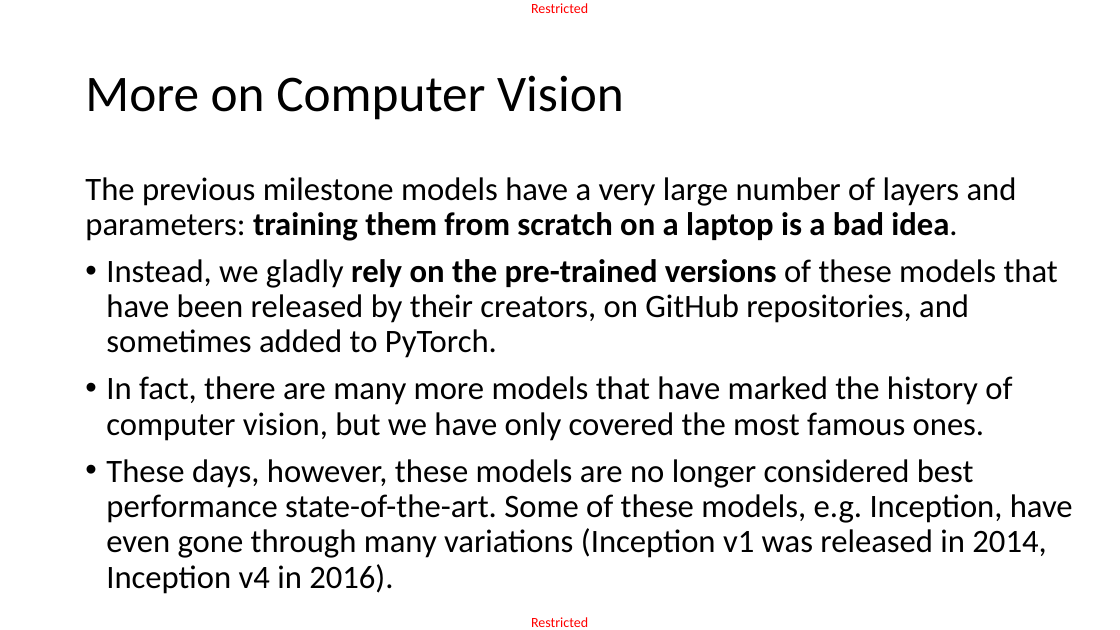
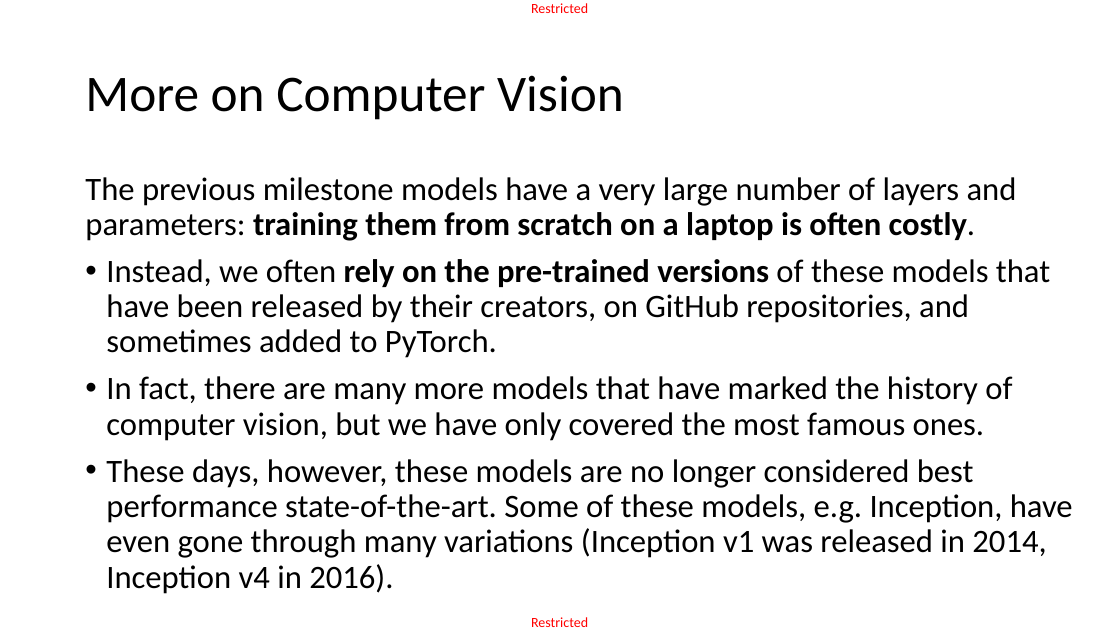
Before and after one commit to matthieudemari/SUTD_DL_50_039, a slide deck: slide 44 of W4/3. W4S3 final/W4S3.pptx (slide 45 before the commit). Drawn at 1120x630 pixels with LibreOffice and Linux fonts; fonts in the diff are those of the drawing. Boxes give left, top, right and bottom in pixels: in the first picture for what was removed or moved away, otherwise in the second. Text is boxed around its words. In the diff, an @@ line names an element or a change of style, - is before the commit and + after.

```diff
--- a/W4/3. W4S3 final/W4S3.pptx
+++ b/W4/3. W4S3 final/W4S3.pptx
@@ text at (85, 177, 1050, 358): text changed @@
-The previous milestone models have a very large number of layers and parameters: training them from scratch on a laptop is a bad idea.
-• Instead, we gladly rely on the pre-trained versions of these models that have been released by their creators, on GitHub repositories, and sometimes added to PyTorch.
+The previous milestone models have a very large number of layers and parameters: training them from scratch on a laptop is often costly.
+• Instead, we often rely on the pre-trained versions of these models that have been released by their creators, on GitHub repositories, and sometimes added to PyTorch.
```
Also in this commit, not shown: 10 other slides changed, 1 slide added, 2 slides removed, 27 other files.
